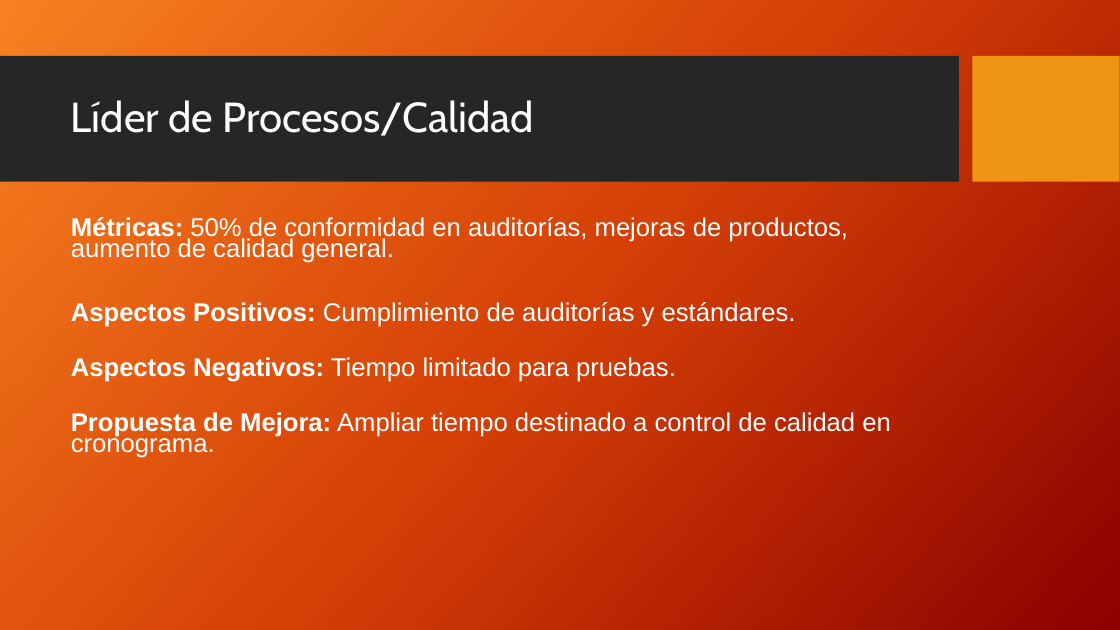
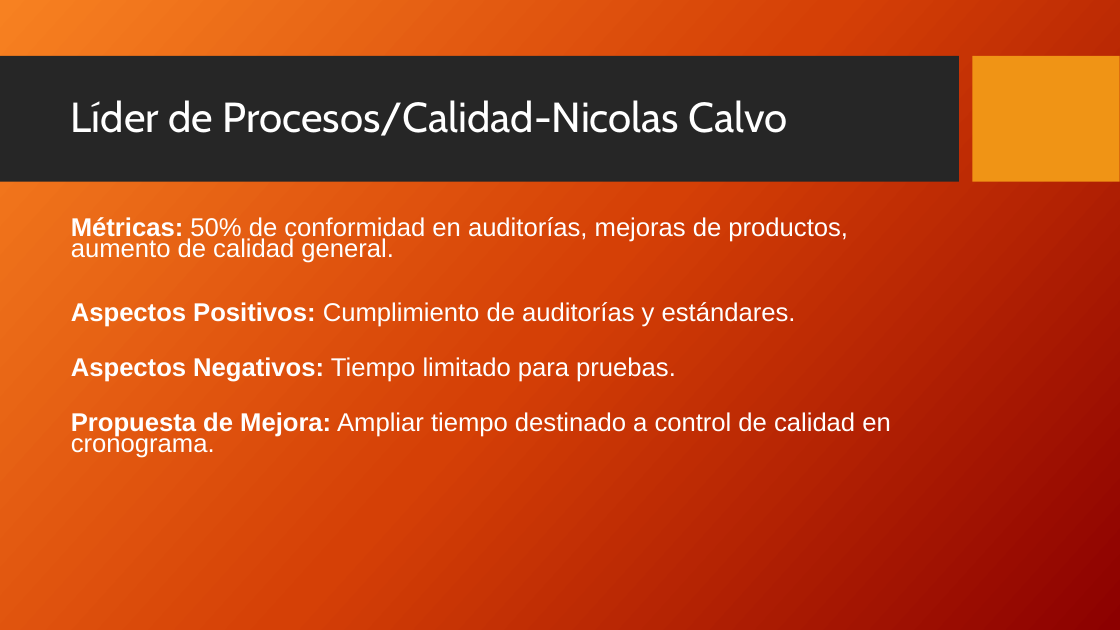
Before and after one commit to Nico2002345/PaginaIngSoftware, a slide deck: slide 8 of assets/docs/Postmortem_Proyecto_Presentacion.pptx. Drawn at 1120x630 pixels with LibreOffice and Linux fonts; fonts in the diff are those of the drawing; background and template pictures are left out. Boxes give left, top, right and bottom in pixels: in the first picture for what was removed or moved away, otherwise in the second. Text is boxed around its words. In the diff, an @@ line names an element or a change of style, - is before the commit and + after.

```diff
--- a/assets/docs/Postmortem_Proyecto_Presentacion.pptx
+++ b/assets/docs/Postmortem_Proyecto_Presentacion.pptx
@@ title at [71,100,788,136]: text changed @@
-Líder de Procesos/Calidad
+Líder de Procesos/Calidad-Nicolas Calvo
```
Also in this commit, not shown: 8 other slides changed.
